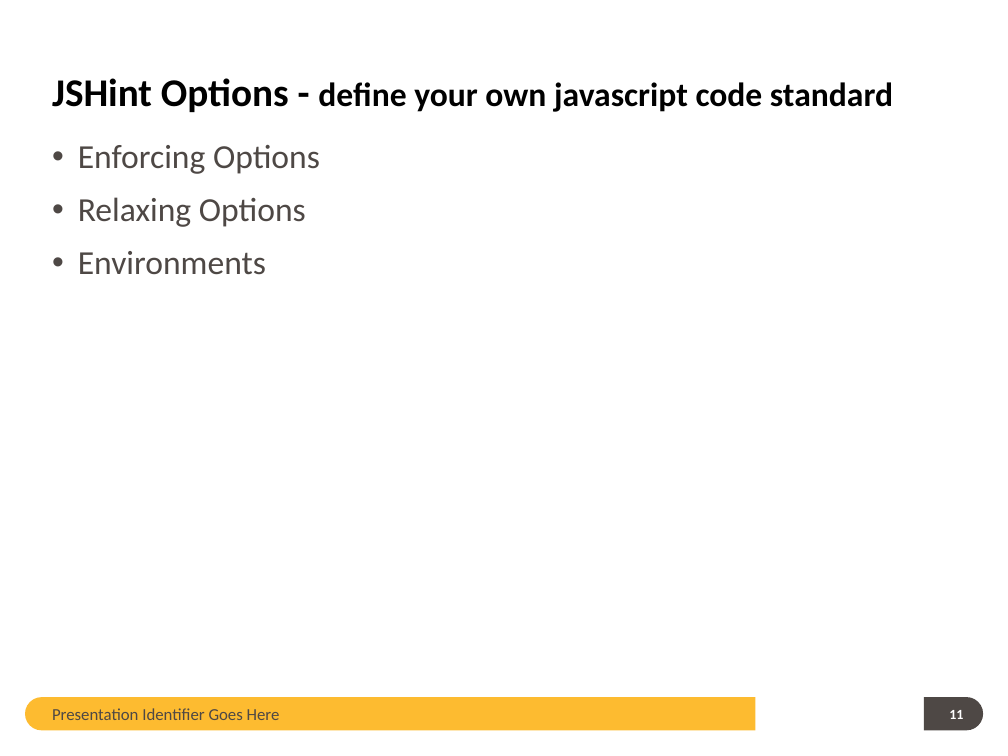
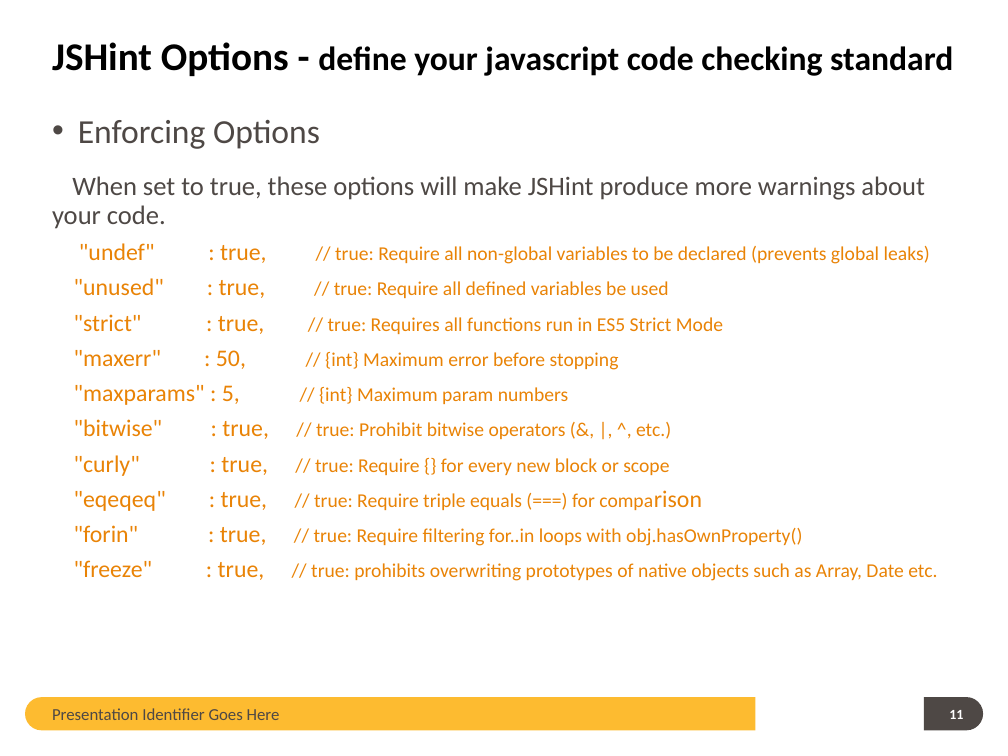
Before and after one commit to guangweiqiao/EIMS, a slide deck: slide 11 of EIMS/doc/JSHint TOI.pptx. Drawn at 1008x756 pixels with LibreOffice and Linux fonts; fonts in the diff are those of the drawing; background and template pictures are left out. Boxes give left, top, right and bottom in pixels: in the first picture for what was removed or moved away, otherwise in the second. Text is boxed around its words. In the diff, an @@ line names an element or a change of style, - is before the commit and + after.

```diff
--- a/EIMS/doc/JSHint TOI.pptx
+++ b/EIMS/doc/JSHint TOI.pptx
@@ title at (x1=52, y1=42, x2=953, y2=76): text changed @@
-JSHint Options - define your own javascript code standard
+JSHint Options - define your javascript code checking standard
@@ text "Enforcing Options" moved from (x1=78, y1=145, x2=320, y2=275) to (x1=52, y1=120, x2=937, y2=581) @@
@@ text at (x1=52, y1=176, x2=937, y2=581): text changed; size 24 to 14 pt; text colour #4E4845 to #E98306 @@
-• Relaxing Options
-• Environments
+When set to true, these options will make JSHint produce more warnings about your code.
+"undef" : true, // true: Require all non-global variables to be declared (prevents global leaks)
+"unused" : true, // true: Require all defined variables be used
+"strict" : true, // true: Requires all functions run in ES5 Strict Mode
+"maxerr" : 50, // {int} Maximum error before stopping
+"maxparams" : 5, // {int} Maximum param numbers
+"bitwise" : true, // true: Prohibit bitwise operators (&, |, ^, etc.)
+"curly" : true, // true: Require {} for every new block or scope
+"eqeqeq" : true, // true: Require triple equals (===) for comparison
+"forin" : true, // true: Require filtering for..in loops with obj.hasOwnProperty()
+"freeze" : true, // true: prohibits overwriting prototypes of native objects such as Array, Date etc.
```
Also in this commit, not shown: 13 other slides changed, 1 slide removed.
